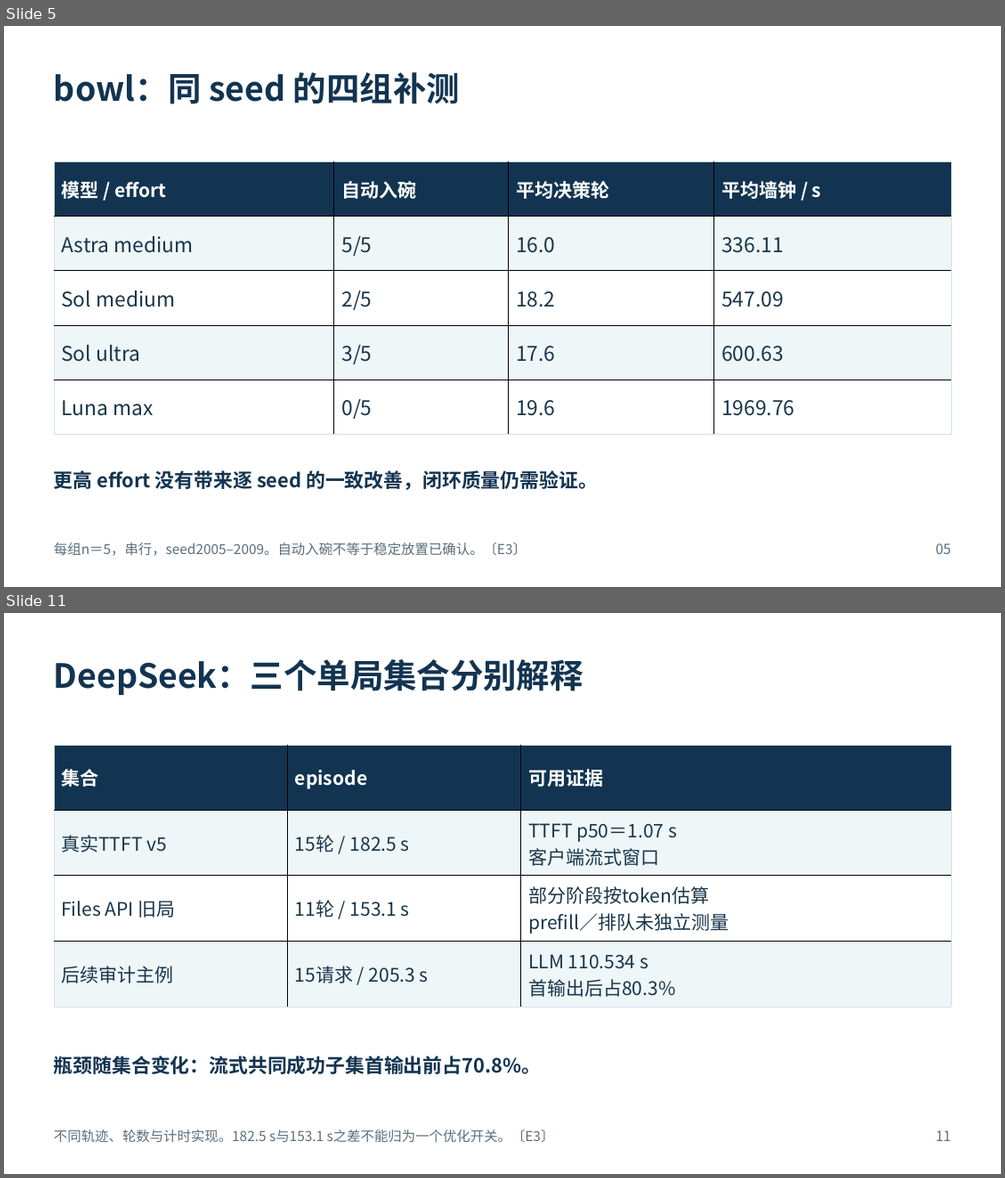
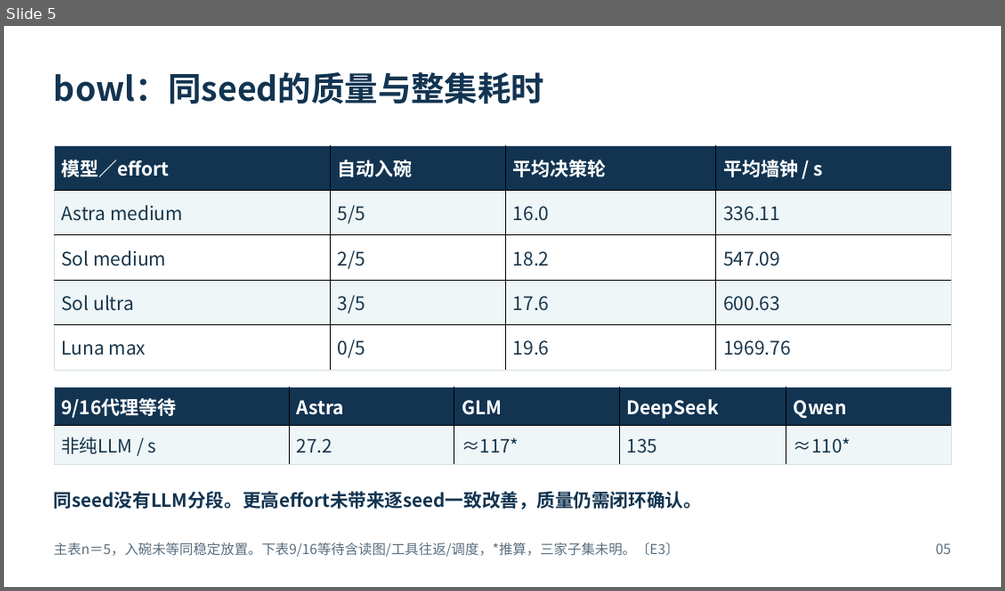
Before and after one commit to Xxc33128/embodied-ai, a slide deck: weeks/2026_1012-1018_RPent多模型性能分析/2026-10-14-综合性能评估/具身智能推理性能评估汇报.pptx. Shown one above the other, each under a label of ours: slides 5 and 11 before the commit, slide 5 after it; the slides between them are not shown. The pictures are 1005x1178 and 1005x591 pixels, drawn with LibreOffice and Linux fonts; fonts in the diff are those of the drawing. Boxes give left, top, right and bottom in pixels: in the first picture for what was removed or moved away, otherwise in the second. Text is boxed around its words. In the diff, an @@ line names an element or a change of style, - is before the commit and + after.

```diff
--- a/weeks/2026_1012-1018_RPent多模型性能分析/2026-10-14-综合性能评估/具身智能推理性能评估汇报.pptx
+++ b/weeks/2026_1012-1018_RPent多模型性能分析/2026-10-14-综合性能评估/具身智能推理性能评估汇报.pptx
@@ slide 11 removed at (4, 613, 1001, 1174), background #FFFFFF @@
@@ text removed at (54, 659, 583, 695) @@
-DeepSeek：三个单局集合分别解释
@@ table removed at (54, 745, 951, 1006), 4 rows, 3 columns @@
-集合 | episode | 可用证据
-真实TTFT v5 | 15轮 / 182.5 s | TTFT p50＝1.07 s / 客户端流式窗口
-Files API 旧局 | 11轮 / 153.1 s | 部分阶段按token估算 / prefill／排队未独立测量
-后续审计主例 | 15请求 / 205.3 s | LLM 110.534 s / 首输出后占80.3%
@@ text removed at (54, 1055, 541, 1074) @@
-瓶颈随集合变化：流式共同成功子集首输出前占70.8%。
@@ text removed at (54, 1129, 555, 1143) @@
-不同轨迹、轮数与计时实现。182.5 s与153.1 s之差不能归为一个优化开关。〔E3〕
@@ text removed at (936, 1130, 951, 1141) @@
-11
@@ slide 5 changed as well @@
@@ text at (54, 72, 544, 104): text changed @@
-bowl：同 seed 的四组补测
+bowl：同seed的质量与整集耗时
@@ table at (54, 145, 952, 370) @@
-row 1, column 1: 模型 / effort
+row 1, column 1: 模型／effort
@@ size 19.5 to 18 pt in "Astra medium", "5/5", "16.0", "336.11" and 12 more places @@
@@ table: place and size @@
-table at (54, 161, 952, 435)
+table at (54, 145, 952, 370)
@@ table added at (54, 386, 952, 464), 2 rows, 5 columns @@
+9/16代理等待 | Astra | GLM | DeepSeek | Qwen
+非纯LLM / s | 27.2 | ≈117* | 135 | ≈110*
@@ text at (54, 491, 702, 509): text changed; size 18.8 to 17.6 pt @@
-更高 effort 没有带来逐 seed 的一致改善，闭环质量仍需验证。
+同seed没有LLM分段。更高effort未带来逐seed一致改善，质量仍需闭环确认。
@@ text at (54, 542, 680, 556): text changed @@
-每组n＝5，串行，seed2005–2009。自动入碗不等于稳定放置已确认。〔E3〕
+主表n＝5，入碗未等同稳定放置。下表9/16等待含读图/工具往返/调度，*推算，三家子集未明。〔E3〕
```
Also in this commit, not shown: 5 other slides changed, 13 slides added, 13 other slides removed, 4 other files.
